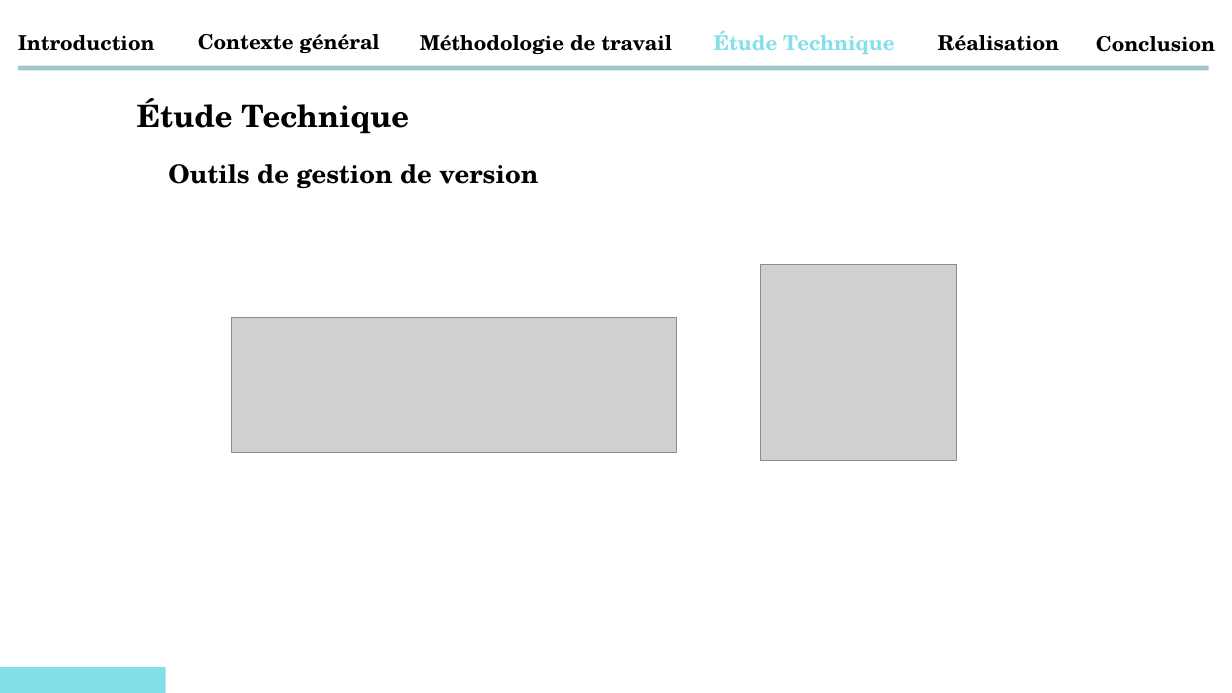
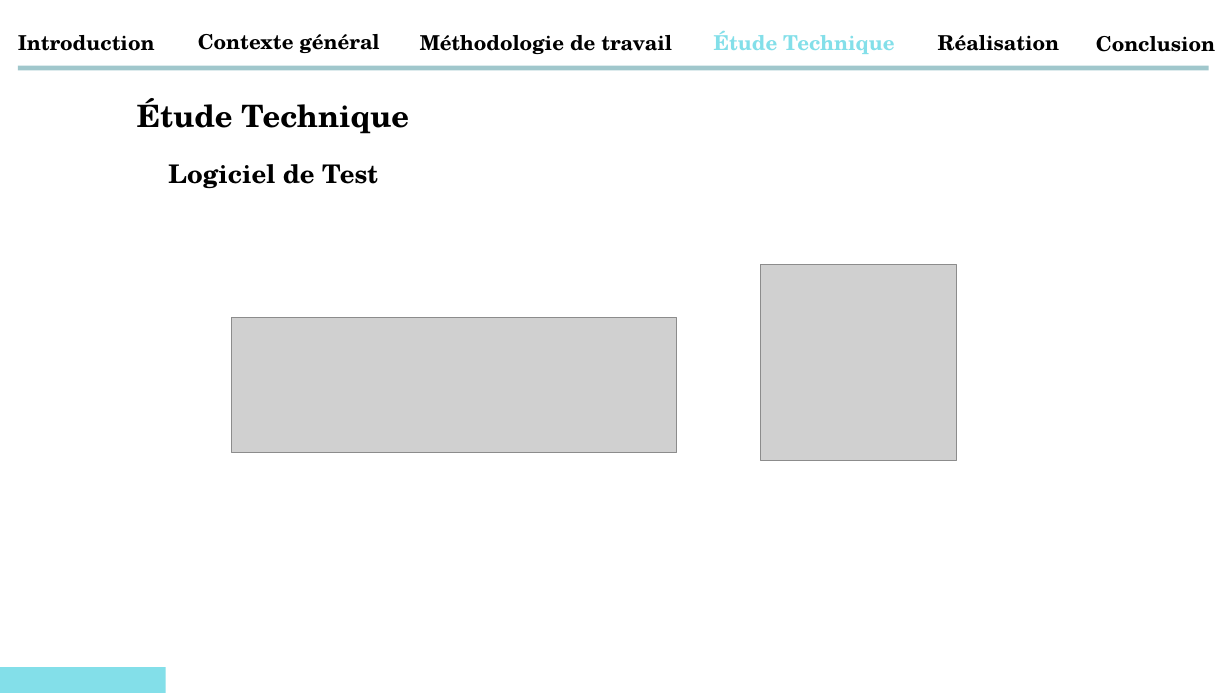
Before and after one commit to abdessamadtanafaat/AdminDashboard, a slide deck: slide 23 of PRESENTATION PFA/Presentatin PFA .pptx. Drawn at 1232x693 pixels with LibreOffice and Linux fonts; fonts in the diff are those of the drawing; grey boxes stand for pictures. Boxes give left, top, right and bottom in pixels: in the first picture for what was removed or moved away, otherwise in the second. Text is boxed around its words. In the diff, an @@ line names an element or a change of style, - is before the commit and + after.

```diff
--- a/PRESENTATION PFA/Presentatin PFA .pptx
+++ b/PRESENTATION PFA/Presentatin PFA .pptx
@@ text at [168, 164, 378, 189]: text changed @@
-Outils de gestion de version
+Logiciel de Test
```
Also in this commit, not shown: 3 other slides changed, 20 other files.
